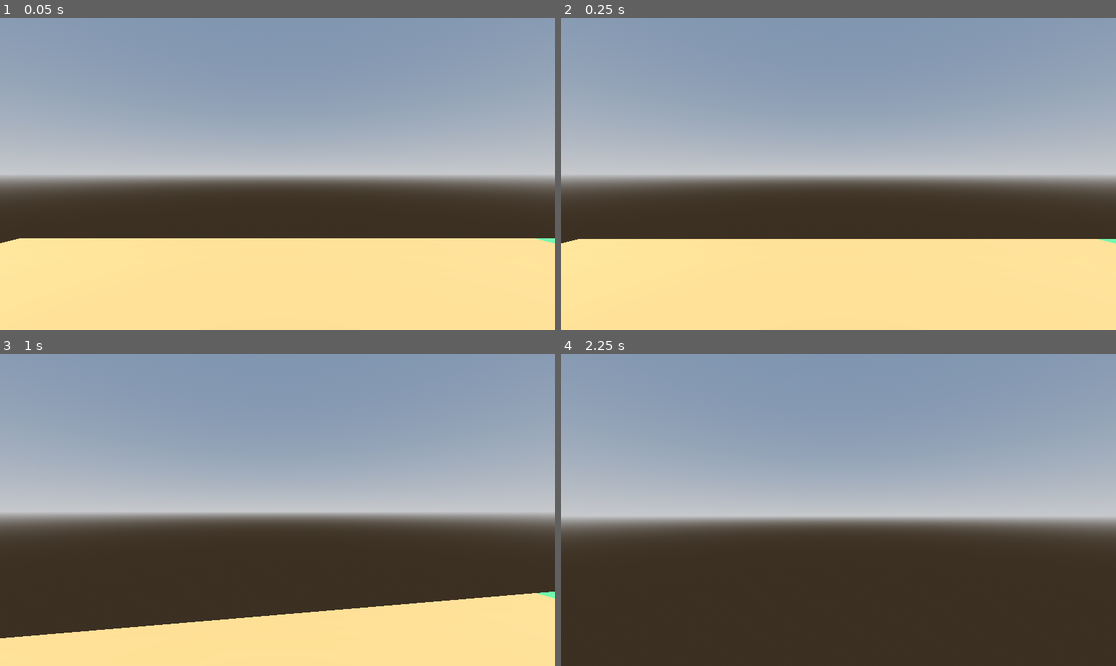
Above: before the commit, frames 1-4 (two rows, left to right).
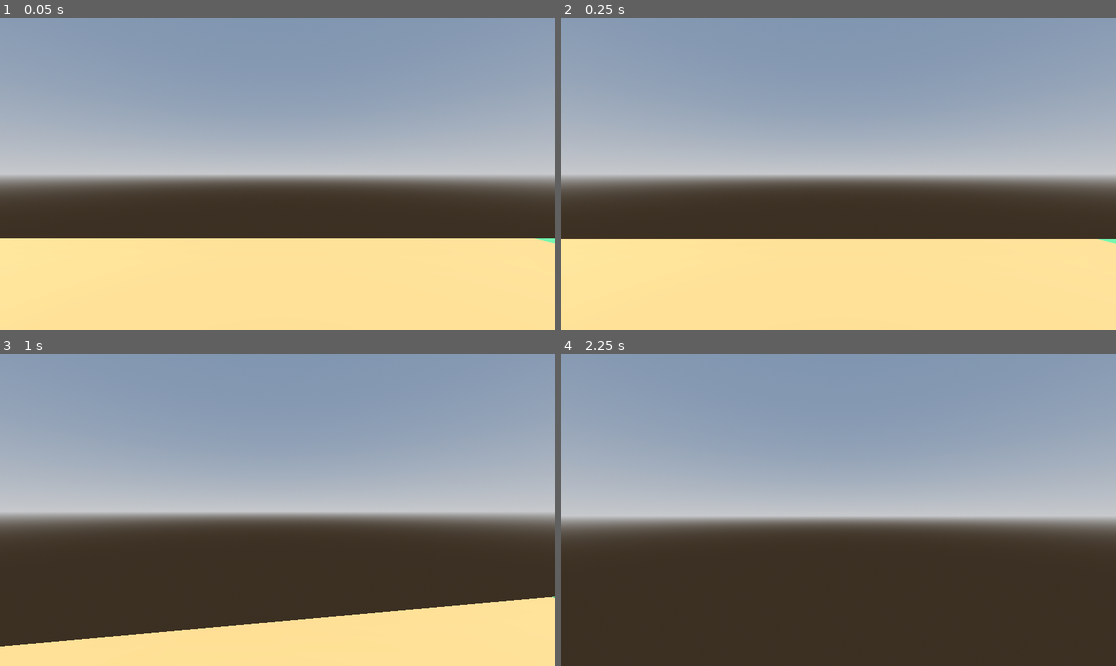
Above: after the commit, the same moments.

Repository: JacobMillner/godot-sandbox
Game: Godot game, scene res://Maps/level_1.tscn
Two runs of this game, one before a commit and one after it. Both use one fixed random seed, a clock stepped at 60 frames per second and the inputs below.
Inputs (mouse positions are in pixels of both pictures, inside the frame that each line leads up to):
- Up to frame 1 (0.05 s): no input
- Up to frame 2 (0.25 s): no input
- Up to frame 3 (1 s): tap Enter at 0.5 s; move the mouse to (305, 510) at 0.52 s; hold Up (ui_up) from 0.53 s (still down); tap E (interact, bound only after the commit) at 0.6 s; tap Space (jump) at 0.77 s; tap Shift (run, bound only after the commit) at 0.8 s
- Up to frame 4 (2.25 s): keep holding Up (ui_up); move the mouse to (810, 510) at 1.27 s; tap Shift (run, bound only after the commit) at 1.35 s; tap Space (jump) at 1.52, 2 s; tap E (interact, bound only after the commit) at 1.55, 2.1 s; move the mouse to (849, 503) at 2.02 s

The runs differ from the first frame. In frame 1, less than 0.1% of the frame differs, in the area x 0-100%, y 70-73%; in frame 2, less than 0.1%; in frame 3, 2.2%, in the area x 0-100%, y 76-94%; in frame 4, nothing differs.

Commit message:
running and interactables

Diff:
--- /dev/null
+++ b/HorrorGame/Interactables/cube_interactable.gd
@@ -0,0 +1,4 @@
+extends Interactable
+
+func action_use():
+	$MeshInstance3D.scale += Vector3.ONE
--- /dev/null
+++ b/HorrorGame/Interactables/cube_interactable.tscn
@@ -0,0 +1,12 @@
+[gd_scene load_steps=4 format=3 uid="uid://bguofu6vr6k28"]
+
+[ext_resource type="PackedScene" uid="uid://bfrxfq0whurv4" path="res://Interactables/interact_generic.tscn" id="1_or1mi"]
+[ext_resource type="Script" path="res://Interactables/cube_interactable.gd" id="2_yxsad"]
+
+[sub_resource type="BoxMesh" id="BoxMesh_6hqln"]
+
+[node name="CubeInteractable" instance=ExtResource("1_or1mi")]
+script = ExtResource("2_yxsad")
+
+[node name="MeshInstance3D" type="MeshInstance3D" parent="." index="1"]
+mesh = SubResource("BoxMesh_6hqln")
--- /dev/null
+++ b/HorrorGame/Interactables/interact_generic.gd
@@ -0,0 +1,7 @@
+class_name Interactable
+
+extends Area3D
+
+func action_use():
+	print("I am being interacted with")
+	pass
--- /dev/null
+++ b/HorrorGame/Interactables/interact_generic.tscn
@@ -0,0 +1,11 @@
+[gd_scene load_steps=3 format=3 uid="uid://bfrxfq0whurv4"]
+
+[ext_resource type="Script" path="res://Interactables/interact_generic.gd" id="1_ekno3"]
+
+[sub_resource type="BoxShape3D" id="BoxShape3D_dwbir"]
+
+[node name="interact_generic" type="Area3D" groups=["Interactable"]]
+script = ExtResource("1_ekno3")
+
+[node name="CollisionShape3D" type="CollisionShape3D" parent="."]
+shape = SubResource("BoxShape3D_dwbir")
--- a/HorrorGame/Maps/level_1.tscn
+++ b/HorrorGame/Maps/level_1.tscn
@@ -1,7 +1,8 @@
-[gd_scene load_steps=10 format=3 uid="uid://bkjcui82osorn"]
+[gd_scene load_steps=11 format=3 uid="uid://bkjcui82osorn"]
 
 [ext_resource type="Script" path="res://Scripts/level_1.gd" id="1_36cif"]
 [ext_resource type="PackedScene" uid="uid://cpycnm587rvk6" path="res://Player/player.tscn" id="2_wkybm"]
+[ext_resource type="PackedScene" uid="uid://bguofu6vr6k28" path="res://Interactables/cube_interactable.tscn" id="3_nsrrb"]
 
 [sub_resource type="ProceduralSkyMaterial" id="ProceduralSkyMaterial_cd0k4"]
 sky_horizon_color = Color(0.64625, 0.65575, 0.67075, 1)
@@ -40,7 +41,7 @@
 [node name="Player" parent="." instance=ExtResource("2_wkybm")]
 
 [node name="WoodFloor" type="MeshInstance3D" parent="." groups=["WoodTerrain"]]
-transform = Transform3D(13.6219, 0, 0, 0, 0.096827, 0, 0, 0, 10.7012, 0, 0, 0)
+transform = Transform3D(29.9682, 0, 0, 0, 0.096827, 0, 0, 0, 10.7012, -8.2, 0, 0)
 mesh = SubResource("BoxMesh_i85tn")
 surface_material_override/0 = SubResource("StandardMaterial3D_yrhn3")
 
@@ -58,3 +59,6 @@
 
 [node name="CollisionShape3D" type="CollisionShape3D" parent="GrassFloor/StaticBody3D"]
 shape = SubResource("ConcavePolygonShape3D_5dkp8")
+
+[node name="CubeInteractable" parent="." instance=ExtResource("3_nsrrb")]
+transform = Transform3D(1, 0, 0, 0, 1, 0, 0, 0, 1, 13, 2, 2)
--- a/HorrorGame/Player/player.gd
+++ b/HorrorGame/Player/player.gd
@@ -4,9 +4,11 @@
 @onready var origCamPos : Vector3 = camera_3d.position
 @onready var floorcast = $FloorDetectRaycast
 @onready var footstep_sound = $FootstepSound
+@onready var interact_cast = $Camera3D/InteractRayCast
 
 var mouse_sense := 0.15
 var direction
+var isRunning := false
 var speed := 4
 var jump := 30.0
 const GRAVITY := 5
@@ -27,6 +29,16 @@
 		rotate_y(deg_to_rad(-event.relative.x * mouse_sense))
 		camera_3d.rotate_x(deg_to_rad(-event.relative.y * mouse_sense))
 		camera_3d.rotation.x = clamp(camera_3d.rotation.x, deg_to_rad(-89), deg_to_rad(89))
+	if Input.is_action_just_pressed("run"):
+		isRunning = true
+	if Input.is_action_just_released("run"):
+		isRunning = false
+
+	if Input.is_action_just_pressed("interact"):
+		var interacted = interact_cast.get_collider()
+		if interacted != null and interacted.is_in_group("Interactable") \
+			and interacted.has_method("action_use"):
+				interacted.action_use()
 
 func _process(delta):
 	process_camBob(delta)
@@ -42,7 +54,12 @@
 	process_movement(delta)
 
 func processGroundSounds(group : String):
-	if playFootstep != 100 and (int(velocity.x) != 0 or int(velocity.z) != 0):
+	if isRunning:
+		playFootstep = 5
+	else:
+		playFootstep = 6
+
+	if int(velocity.x) != 0 or int(velocity.z) != 0:
 		distanceFootstep += 0.1
 
 	if distanceFootstep > playFootstep and is_on_floor():
@@ -65,8 +82,9 @@
 
 	direction = Vector3(direction.x, 0, direction.z).rotated(Vector3.UP, h_rot).normalized()
 
-	velocity.x = direction.x * speed
-	velocity.z = direction.z * speed
+	var actualSpeed = speed * 2 if isRunning else speed
+	velocity.x = direction.x * actualSpeed
+	velocity.z = direction.z * actualSpeed
 
 	var jump := 30.0
 	const GRAVITY := 5
@@ -83,7 +101,11 @@
 
 	var cam_bob
 	var objCam
-	if direction != Vector3.ZERO:
+
+	if isRunning:
+		cam_bob = floor(abs(direction.z) + abs(direction.x)) * _delta * camBobSpeed * 1.5
+		objCam = origCamPos + Vector3.UP * sin(cam_bob) * camBobUpDown
+	elif direction != Vector3.ZERO:
 		cam_bob = floor(abs(direction.z) + abs(direction.x)) * _delta * camBobSpeed
 		objCam = origCamPos + Vector3.UP * sin(cam_bob) * camBobUpDown
 	else:
--- a/HorrorGame/Player/player.tscn
+++ b/HorrorGame/Player/player.tscn
@@ -21,6 +21,10 @@
 [node name="Camera3D" type="Camera3D" parent="."]
 transform = Transform3D(1, 0, 0, 0, 1, 0, 0, 0, 1, 0, 0.7, 0)
 
+[node name="InteractRayCast" type="RayCast3D" parent="Camera3D"]
+target_position = Vector3(0, 0, -5)
+collide_with_areas = true
+
 [node name="FloorDetectRaycast" type="RayCast3D" parent="."]
 transform = Transform3D(1, 0, 0, 0, 1, 0, 0, 0, 1, 0, -0.5, 0)
 
--- a/HorrorGame/project.godot
+++ b/HorrorGame/project.godot
@@ -58,3 +58,13 @@
 "events": [Object(InputEventKey,"resource_local_to_scene":false,"resource_name":"","device":-1,"window_id":0,"alt_pressed":false,"shift_pressed":false,"ctrl_pressed":false,"meta_pressed":false,"pressed":false,"keycode":0,"physical_keycode":32,"key_label":0,"unicode":32,"echo":false,"script":null)
 ]
 }
+run={
+"deadzone": 0.5,
+"events": [Object(InputEventKey,"resource_local_to_scene":false,"resource_name":"","device":-1,"window_id":0,"alt_pressed":false,"shift_pressed":false,"ctrl_pressed":false,"meta_pressed":false,"pressed":false,"keycode":0,"physical_keycode":4194325,"key_label":0,"unicode":0,"echo":false,"script":null)
+]
+}
+interact={
+"deadzone": 0.5,
+"events": [Object(InputEventKey,"resource_local_to_scene":false,"resource_name":"","device":-1,"window_id":0,"alt_pressed":false,"shift_pressed":false,"ctrl_pressed":false,"meta_pressed":false,"pressed":false,"keycode":0,"physical_keycode":69,"key_label":0,"unicode":101,"echo":false,"script":null)
+]
+}
